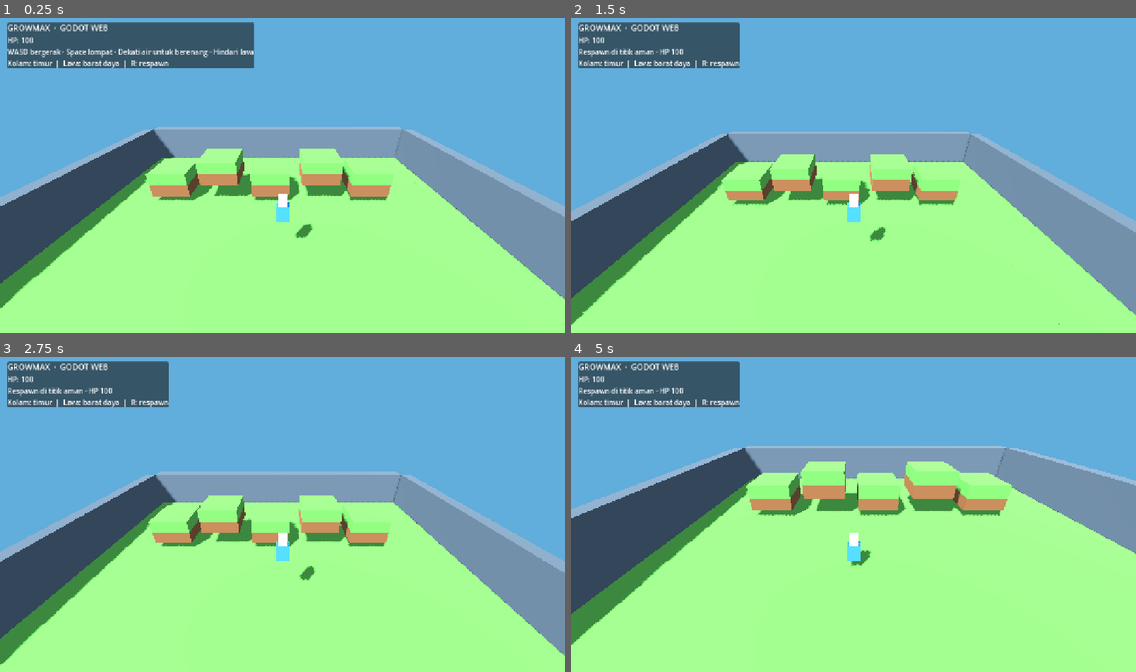
Above: before the commit, frames 1-4 (two rows, left to right).
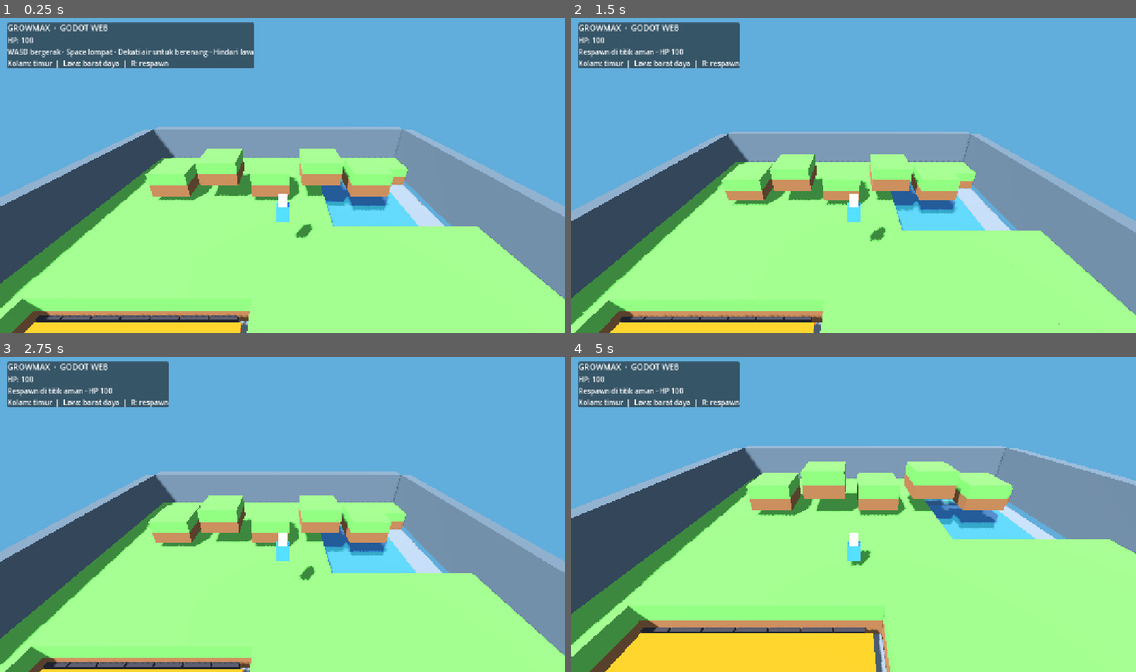
Above: after the commit, the same moments.

Repository: kuro-myths/growmax
Game: Godot game, scene res://Main.tscn
The game is run twice, just before and just after one commit, with the same random seed, the same clock (stepped at 60 frames per second) and the same inputs.
Inputs:
- Up to frame 1 (0.25 s): no input
- Up to frame 2 (1.5 s): hold D 0.53-1.28 s; hold R 0.53-1.28 s; tap Space at 0.77 s; tap Enter at 1.25 s; hold S from 1.28 s (still down); tap R at 1.35 s
- Up to frame 3 (2.75 s): tap Space at 1.52 s; release S at 2.03 s; hold D from 2.03 s (still down); hold R from 2.03 s (still down)
- Up to frame 4 (5 s): tap Space at 2.75, 3.02, 3.77, 4.52 s; release D at 2.78 s; release R at 2.78 s; hold W 2.78-3.53 s; tap R at 2.85, 4.35 s; hold R 3.53-4.28 s; hold A from 3.53 s (still down); tap Enter at 4.25 s

The runs differ from the first frame. In frame 1, 6.0% of the frame differs, in the area x 0-85%, y 47-100%; in frame 2, 5.7%; in frame 3, 4.8%; in frame 4, 12%, in the area x 0-95%, y 41-100%.

Commit message:
Add accessible water and lava terrain basins

Diff:
--- a/web/godot-source/main.gd
+++ b/web/godot-source/main.gd
@@ -79,8 +79,11 @@
             _cube(self, Vector3(x, -0.5, z), Vector3.ONE, bedrock, true)
             _cube(self, Vector3(x, 0.5, z), Vector3.ONE, deep, true)
             _cube(self, Vector3(x, 1.5, z), Vector3.ONE, stone, true)
-            _cube(self, Vector3(x, 2.5, z), Vector3.ONE, dirt, true)
-            _cube(self, Vector3(x, 3.5, z), Vector3.ONE, grass, true)
+            var is_water_basin := x >= 18 and z >= 3 and z <= 11
+            var is_lava_basin := x >= 2 and x <= 12 and z >= 17
+            if not is_water_basin and not is_lava_basin:
+                _cube(self, Vector3(x, 2.5, z), Vector3.ONE, dirt, true)
+                _cube(self, Vector3(x, 3.5, z), Vector3.ONE, grass, true)
     # Dekorasi pulau bertingkat
     for i in range(5):
         var x := 5 + i * 4
@@ -99,30 +102,30 @@
     water.transparency = BaseMaterial3D.TRANSPARENCY_ALPHA
     water.metallic = 0.12
     # Kolam dangkal di sisi timur; area trigger menggunakan Area3D.
-    _cube(self, Vector3(21, 2.05, 7), Vector3(7, 0.12, 9), water)
+    _cube(self, Vector3(21, 2.85, 7), Vector3(7, 0.12, 9), water)
     var area := Area3D.new()
     area.name = "WaterVolume"
-    area.position = Vector3(21, 2.9, 7)
+    area.position = Vector3(21, 3.5, 7)
     var shape := CollisionShape3D.new()
     var box := BoxShape3D.new()
-    box.size = Vector3(7, 2.2, 9)
+    box.size = Vector3(7, 3.0, 9)
     shape.shape = box
     area.add_child(shape)
     area.body_entered.connect(_on_water_enter)
     area.body_exited.connect(_on_water_exit)
     add_child(area)
     var shore := _mat(Color("#d9c78b"))
-    _cube(self, Vector3(21, 2.0, 2), Vector3(8, 0.25, 1), shore)
+    _cube(self, Vector3(21, 2.6, 2), Vector3(8, 0.25, 1), shore)
 
 func _build_lava() -> void:
     var lava := _mat(Color("#ff5a16"), 0.35, Color("#ff3b08"))
-    _cube(self, Vector3(7, 1.08, 21), Vector3(10, 0.18, 8), lava)
+    _cube(self, Vector3(7, 2.85, 21), Vector3(10, 0.18, 8), lava)
     var area := Area3D.new()
     area.name = "LavaHazard"
-    area.position = Vector3(7, 1.8, 21)
+    area.position = Vector3(7, 3.5, 21)
     var shape := CollisionShape3D.new()
     var box := BoxShape3D.new()
-    box.size = Vector3(10, 2.0, 8)
+    box.size = Vector3(10, 3.0, 8)
     shape.shape = box
     area.add_child(shape)
     area.body_entered.connect(_on_lava_enter)
@@ -130,7 +133,7 @@
     add_child(area)
     var rock := _mat(Color("#353238"))
     for i in range(7):
-        _cube(self, Vector3(2 + i * 1.5, 1.5, 16), Vector3(1.4, 0.7, 1.4), rock, true)
+        _cube(self, Vector3(2 + i * 1.5, 2.2, 16), Vector3(1.4, 0.7, 1.4), rock, true)
 
 func _build_player() -> void:
     player = CharacterBody3D.new()
